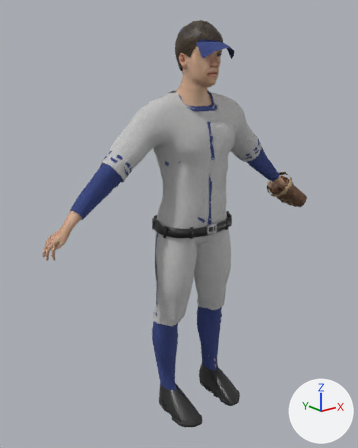
Before and after pictures for a commit that changed the glTF model assets/optimized/lod1/player_home.glb.
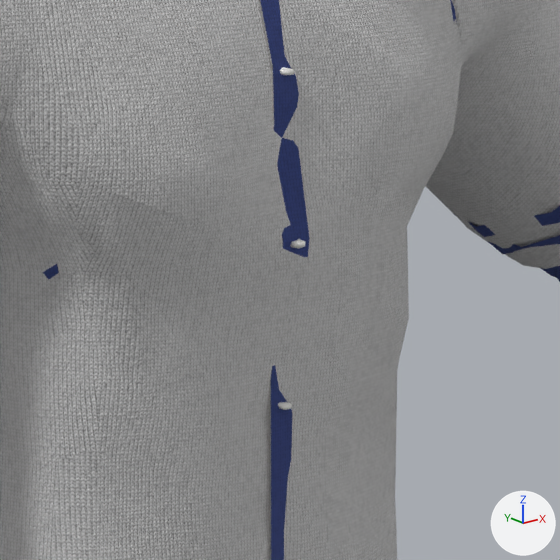
The first picture shows the older version from a camera (50 mm lens) standing at (-1.47, -1.763, 1.676) and looking at (-0.022, 0.047, 0.952). The close-ups show the older and then the newer version on the part from 48% to 69% of the width and 28% to 45% of the height of that picture. Only the edits that show in the close-ups are written down. The axes (+X, +Y, +Z) are drawn at lower right. The lights are the same throughout. Vertices at exactly the same position are counted once.

In view in the first close-up: 'Gear_Piping', 'Jersey' and 2 more.
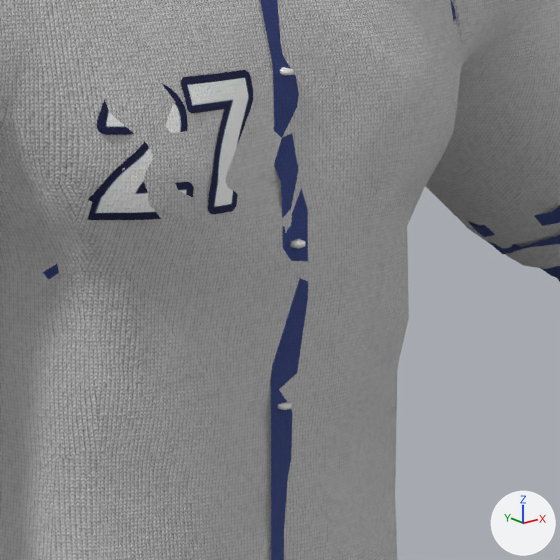
The change in detail:
Picture 'jersey_decal_frontnum_tex' (img_jersey_decal_frontnum_tex) is new.
Material 'jersey_decal_frontnum' (mat_jersey_decal_frontnum) is new.
Uses the picture img_jersey_decal_frontnum_tex.
Uses the picture img_knit_normal.
me_gear_piping has 251 vertices, 245 faces and spans x -0.437..0.441, y -0.164..0.076, z 0.354..1.456.
me_gear_piping is used by ob_gear_piping; location (0.0, 0.0, 0.0).
me_gear_piping part 1: 1 vertex removed from x 0.01, y -0.164, z 1.302; 4 vertices added at x -0.009..0.01, y -0.164..-0.153, z 1.267..1.337.
Mesh me_jersey_frontnumberdecal is new.
It has 27 vertices, 37 faces and spans x -0.1559..-0.0148, y -0.1703..-0.0884, z 1.2946..1.4354.
It uses material mat_jersey_decal_frontnum.
Object 'Jersey_FrontNumberDecal' (ob_jersey_frontnumberdecal) is new; it shows me_jersey_frontnumberdecal.
Its location is (0.0, 0.0, 0.0).

Location of each change, (x1, y1, x2, y2) in pixels of the close-ups (560 x 560 px):
'Jersey_FrontNumberDecal', added: after (88, 70, 253, 220)
part 1 of me_gear_piping, built on: before (271, 141, 310, 389); after (271, 133, 308, 389)
